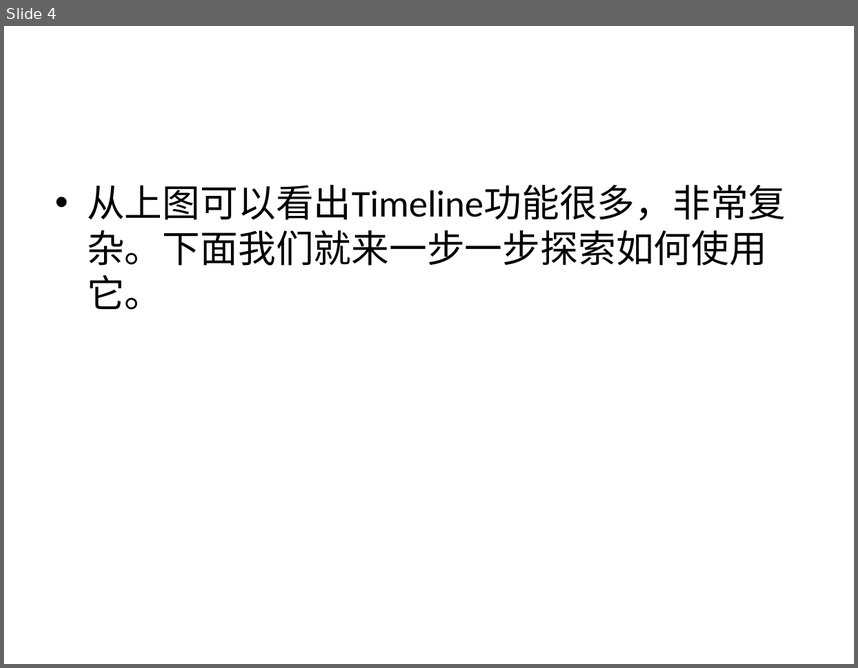
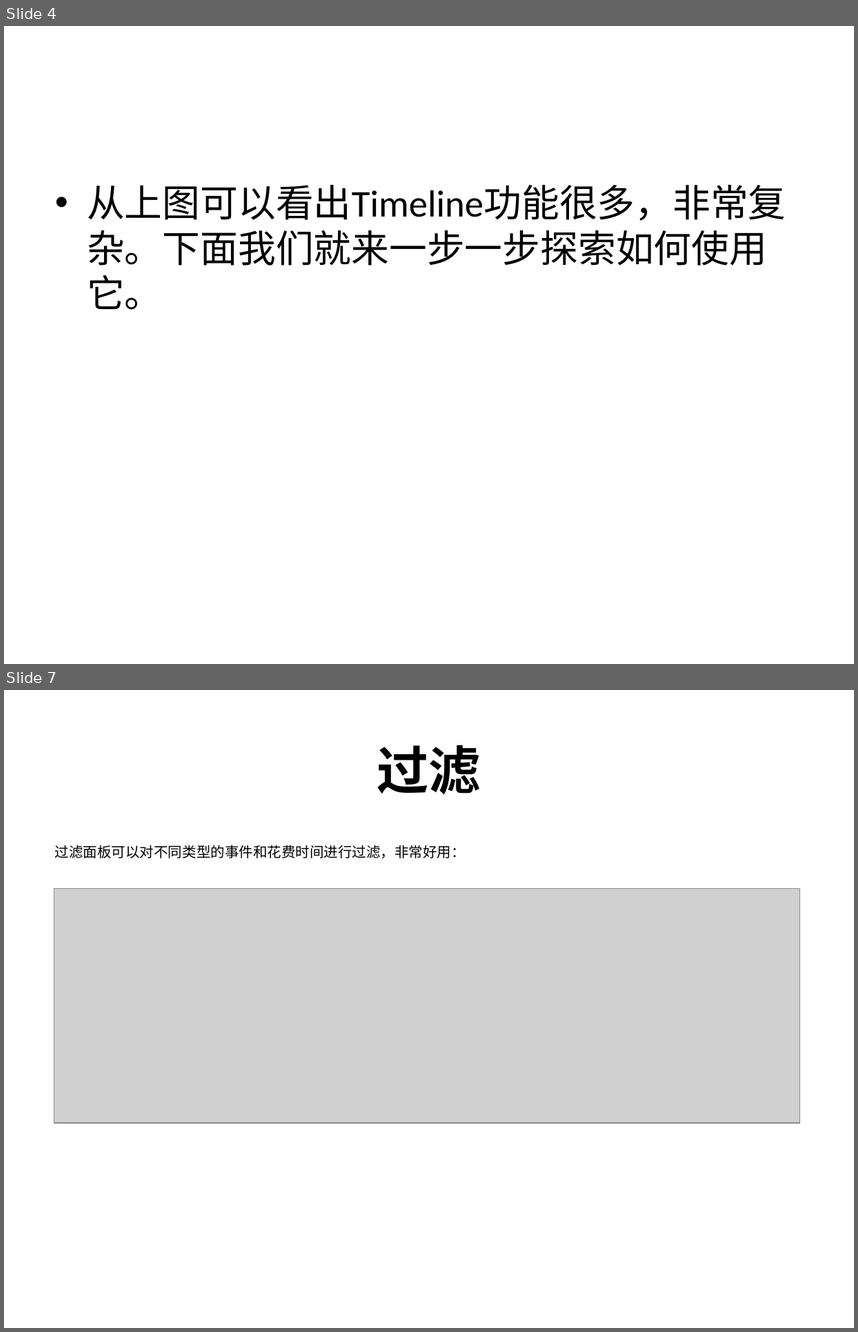
Before and after one commit to lazy-lazy/yolo, a slide deck: public/images/使用chrome进行渲染分析.pptx. Shown one above the other, each under a label of ours: slide 4 before the commit, slides 4 and 7 after it; the slides between them are not shown. The pictures are 858x668 and 858x1332 pixels, drawn with LibreOffice and Linux fonts; fonts in the diff are those of the drawing; grey boxes stand for pictures; background and template pictures are left out. Boxes give left, top, right and bottom in pixels: in the first picture for what was removed or moved away, otherwise in the second. Text is boxed around its words. In the diff, an @@ line names an element or a change of style, - is before the commit and + after.

```diff
--- a/public/images/使用chrome进行渲染分析.pptx
+++ b/public/images/使用chrome进行渲染分析.pptx
@@ slide 7 added at (4,690,854,1328), background picture (left out) @@
@@ title added at (377,745,481,794), 44 pt, text #000000, bold @@
+过滤
@@ text added at (55,845,466,858), 12 pt, text #000000 @@
+过滤面板可以对不同类型的事件和花费时间进行过滤，非常好用：
@@ picture added at (54,888,800,1123) @@
```
Also in this commit, not shown: 1 slide changed, 13 other slides added, 1 slide removed.
